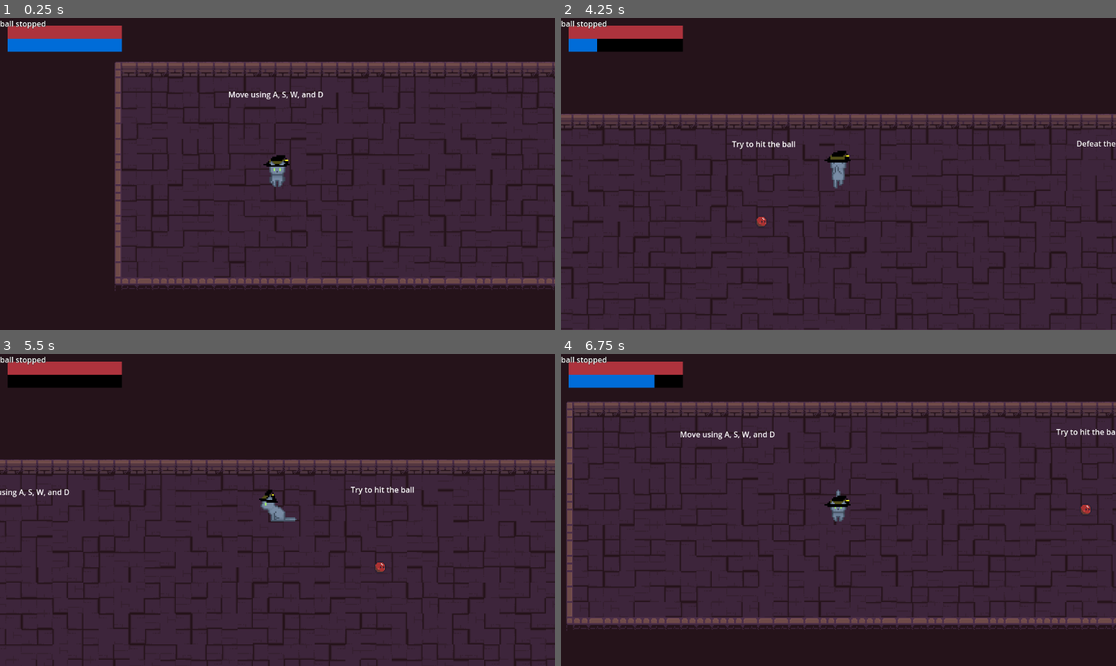
Above: before the commit, frames 1-4 (two rows, left to right).
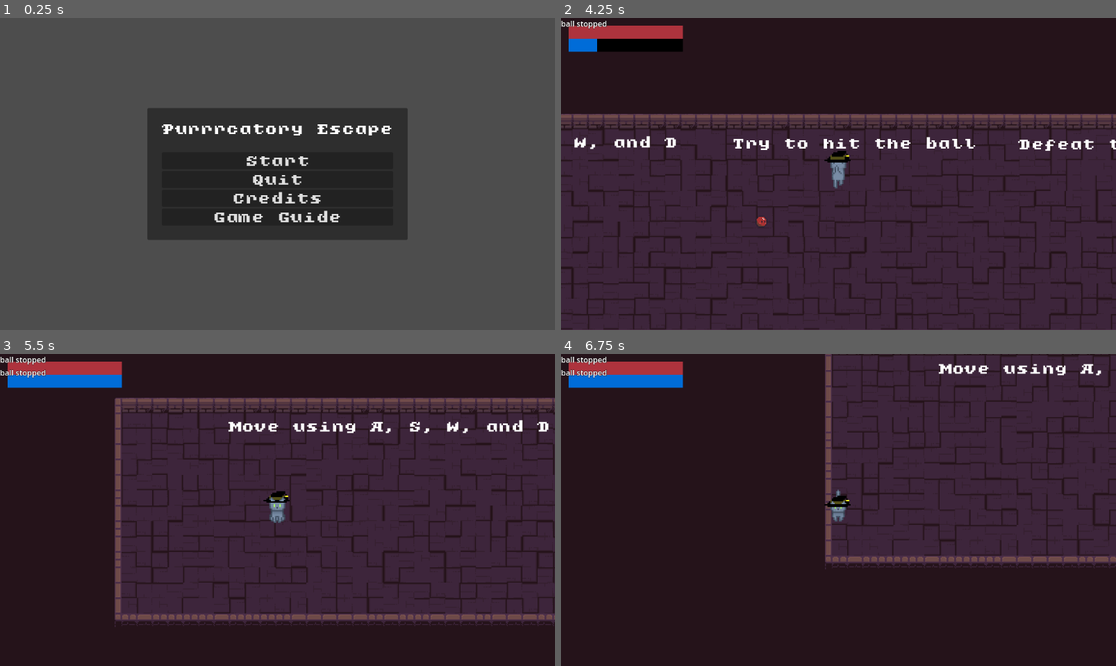
Above: after the commit, the same moments.

Repository: pablocoop/CC5408-Proyecto
Game: Godot game, scene res://ui/main_menu.tscn
Two runs of this game, one before a commit and one after it. Both use one fixed random seed, a clock stepped at 60 frames per second and the inputs below. Before the commit the project starts from res://scenes/main.tscn.
Inputs (mouse positions are in pixels of both pictures, inside the frame that each line leads up to):
- Up to frame 1 (0.25 s): no input
- Up to frame 2 (4.25 s): click (838, 161) at 0.5 s, where only the run after the commit has a clickable "Start"; move the mouse to (960, 158) at 1.27 s; hold D (move_right) 1.28-2.03 s; hold Right mouse button (run) 1.28-2.03 s; move the mouse to (727, 189) at 2.02 s; hold S (move_down) 2.03-2.78 s; tap Space (attack) at 2.1 s; right-click (727, 189) at 2.3 s; move the mouse to (894, 105) at 2.77 s; hold D (move_right) 2.78-3.53 s; hold Right mouse button (run) 2.78-3.53 s; move the mouse to (810, 236) at 3.52 s; hold W (move_up) from 3.53 s (still down); right-click (810, 236) at 3.6 s
- Up to frame 3 (5.5 s): move the mouse to (444, 556) at 4.27 s; release W (move_up) at 4.28 s; hold A (move_left) 4.28-5 s; hold Right mouse button (run) 4.28-5 s; tap Space (attack) at 4.35 s; tap Escape (pause, bound only after the commit) at 4.9 s; click (277, 506) at 5 s, where only the run after the commit has a clickable "Retry"
- Up to frame 4 (6.75 s): tap Enter at 5.75 s; move the mouse to (672, 463) at 5.77 s; hold A (move_left) 5.78-6.53 s; right-click (672, 463) at 5.85 s; move the mouse to (866, 510) at 6.52 s; hold S (move_down) from 6.53 s (still down); hold Right mouse button (run) from 6.53 s (still down)

The runs differ from the first frame. In frame 1, 87% of the frame differs, in the area x 0-100%, y 0-100%; in frame 2, 1.2%; in frame 3, 40%; in frame 4, 47%.

Commit message:
fix: merge error

Diff:
--- a/project.godot
+++ b/project.godot
@@ -11,7 +11,7 @@
 [application]
 
 config/name="CC5408-Project"
-run/main_scene="uid://delp7q8e1ntpa"
+run/main_scene="uid://c0lbrqopnttbr"
 config/features=PackedStringArray("4.4", "GL Compatibility")
 config/icon="res://icon.svg"
 
@@ -57,6 +57,11 @@
 , Object(InputEventKey,"resource_local_to_scene":false,"resource_name":"","device":-1,"window_id":0,"alt_pressed":false …(186 unchanged characters)…
 ]
 }
+pause={
+"deadzone": 0.2,
+"events": [Object(InputEventKey,"resource_local_to_scene":false,"resource_name":"","device":-1,"window_id":0,"alt_pressed":false,"shift_pressed":false,"ctrl_pressed":false,"meta_pressed":false,"pressed":false,"keycode":0,"physical_keycode":4194305,"key_label":0,"unicode":0,"location":0,"echo":false,"script":null)
+]
+}
 
 [layer_names]
 
--- a/scenes/level_0.tscn
+++ b/scenes/level_0.tscn
@@ -1,8 +1,9 @@
-[gd_scene load_steps=9 format=4 uid="uid://bjv7ltgvfcm0e"]
+[gd_scene load_steps=10 format=4 uid="uid://bjv7ltgvfcm0e"]
 
 [ext_resource type="Texture2D" uid="uid://yh5f3crpm4io" path="res://assets/2D Pixel Dungeon Asset Pack/character and tileset/Dungeon_Tileset.png" id="1_7wnc2"]
 [ext_resource type="PackedScene" uid="uid://cjo28e2ythbpe" path="res://scenes/skeleton.tscn" id="2_rerym"]
 [ext_resource type="Texture2D" uid="uid://byj4ybtuqa7bb" path="res://assets/pared.png" id="3_rerym"]
+[ext_resource type="Theme" uid="uid://dftfdeuhv8jr3" path="res://fonts/pixelfond.tres" id="4_uijja"]
 
 [sub_resource type="TileSetAtlasSource" id="TileSetAtlasSource_5uqbp"]
 texture = ExtResource("1_7wnc2")
@@ -521,10 +522,10 @@
 [node name="Skeleton" parent="." instance=ExtResource("2_rerym")]
 position = Vector2(1937, 246)
 scale = Vector2(4, 4)
-collision_mask = 11
+collision_mask = 10
 
 [node name="StaticBody2D" type="StaticBody2D" parent="."]
-collision_mask = 14
+collision_mask = 10
 
 [node name="CollisionShape2D" type="CollisionShape2D" parent="StaticBody2D"]
 position = Vector2(1871, 245)
@@ -537,22 +538,27 @@
 
 [node name="Label" type="Label" parent="."]
 offset_left = 222.0
-offset_top = 56.0
-offset_right = 379.0
-offset_bottom = 79.0
+offset_top = 46.0
+offset_right = 578.0
+offset_bottom = 69.0
+theme = ExtResource("4_uijja")
 text = "Move using A, S, W, and D"
+metadata/_edit_lock_ = true
 
 [node name="Label2" type="Label" parent="."]
 offset_left = 1003.0
-offset_top = 51.0
-offset_right = 1140.0
-offset_bottom = 74.0
+offset_top = 48.0
+offset_right = 1274.0
+offset_bottom = 71.0
+theme = ExtResource("4_uijja")
 text = "Try to hit the ball"
+metadata/_edit_lock_ = true
 
 [node name="Label3" type="Label" parent="."]
-offset_left = 1718.0
+offset_left = 1597.0
 offset_top = 50.0
-offset_right = 2074.0
+offset_right = 2237.0
 offset_bottom = 99.0
-text = "Defeat the enemy to advance to the next level
-"
+theme = ExtResource("4_uijja")
+text = "Defeat the enemy to advance to the next level"
+metadata/_edit_lock_ = true
--- a/scenes/main.tscn
+++ b/scenes/main.tscn
@@ -1,8 +1,9 @@
-[gd_scene load_steps=5 format=3 uid="uid://delp7q8e1ntpa"]
+[gd_scene load_steps=6 format=3 uid="uid://delp7q8e1ntpa"]
 
 [ext_resource type="Script" uid="uid://clfn5icg575c5" path="res://scenes/main.gd" id="1_tbgi4"]
 [ext_resource type="PackedScene" uid="uid://bjv7ltgvfcm0e" path="res://scenes/level_0.tscn" id="2_tbgi4"]
 [ext_resource type="PackedScene" uid="uid://dfau8rmohhg3e" path="res://scenes/ball.tscn" id="4_jyhfs"]
+[ext_resource type="PackedScene" uid="uid://hco1haupmfr8" path="res://ui/pause_menu.tscn" id="5_tbgi4"]
 [ext_resource type="PackedScene" uid="uid://b66xtdsj4jkeg" path="res://scenes/player.tscn" id="6_tefeu"]
 
 [node name="Main" type="Node2D"]
@@ -13,14 +14,11 @@
 
 [node name="Player" parent="." instance=ExtResource("6_tefeu")]
 position = Vector2(572, 255)
-collision_layer = 2
-collision_mask = 5
 
 [node name="Camera2D" type="Camera2D" parent="Player"]
 
 [node name="Ball" parent="." instance=ExtResource("4_jyhfs")]
 position = Vector2(1312, 246)
-collision_layer = 8
 collision_mask = 5
 
 [node name="StaticBody2D" type="StaticBody2D" parent="."]
@@ -32,3 +30,7 @@
 [node name="CollisionPolygon2D2" type="CollisionPolygon2D" parent="StaticBody2D"]
 position = Vector2(102, 467)
 polygon = PackedVector2Array(-1, -12, 2684, -1, 2665, 79, 22, 67)
+
+[node name="CanvasLayer" type="CanvasLayer" parent="."]
+
+[node name="PauseMenu" parent="CanvasLayer" instance=ExtResource("5_tbgi4")]
